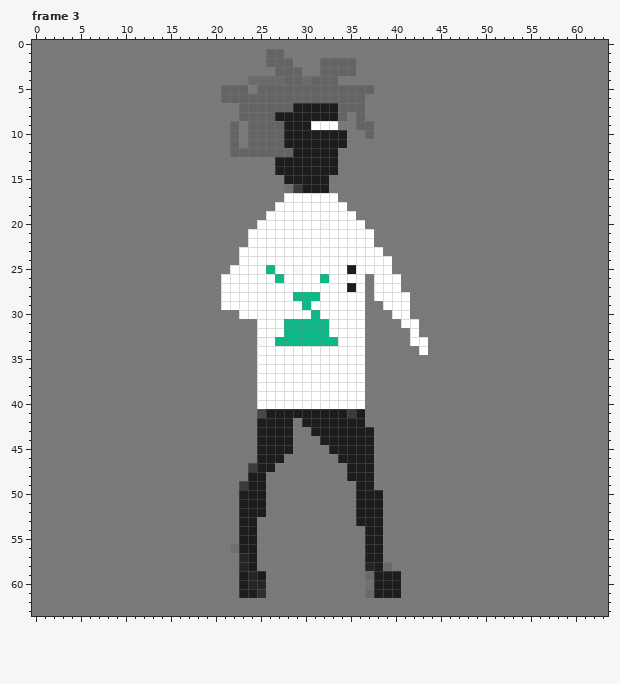
File history of a animated GIF sprite, Econarchy/graphics/enemies/ideas/madScientist.gif. The picture above was drawn from the file before the commit.
The file is 64x64 pixels, 4 frames. Colours within 5 levels of each other are drawn and written as one. Shown: frame 3. The commit also changed other frames, which this record leaves out.
New version:
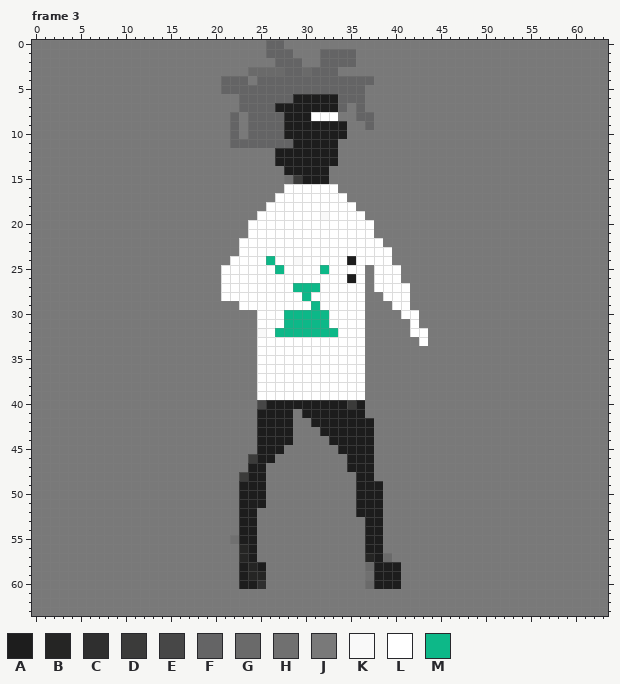
Palette (. is transparent): A #1d1d1d  B #252524  C #2f2f2f  D #3b3b3a  E #474747  F #646465  G #6a6a6a  H #707070  J #797979  K #f9f9f9  L #ffffff  M #0db888
Author's note on the commit: All he wants to do is make you BOUNCE
From old to new:
Changed rows in their new state; - is an unchanged pixel.
Frame 3:
first column x 21:
 0 -----FF----------------
 1 -------F---FFFF--------
 2 -----J--F--------------
 3 ---GGGG--GF--JJ--------
 4 FFFJFFF--F---FFFF------
 5 ---F------------J------
 6 JJ------AAAAA----------
 7 ------AA------J--------
 8 -FJ---F---LLLJ--F------
 9 ----------AAAA-J-------
10 ----------------J------
11 --F----F-----J---------
12 -JJJJJAA---------------
14 ------J-----J----------
15 -------HD--------------
16 -------LLLLLL----------
17 ------L------L---------
18 -----L--------L--------
19 ----L------K---L-------
20 ---L-------L----L------
22 --L--------------L-----
23 ------------------L----
24 -L---M--K-----A--------
25 L----LM-L--M--L-J--L---
26 ------L----L--A--------
27 --------MMM---L-----L--
28 --------L-L------J-----
29 JJ-------LM-------J----
30 --JJ---MMM-M-------J-L-
31 --------------------J--
32 ----K-M-----M---------L
33 ----L-LLLLLLL--------J-
34 ----------------------J
first column x 22:
40 ---EAAAAAAAAADA----
41 ---A---J-----A-----
42 --------J------A---
43 ---------J---------
44 ----------J--------
45 ------J----J-------
46 --D--J------J------
47 --A-J--------------
48 -D-----------J-----
49 -A--------------A--
52 ---J---------------
53 --------------J----
55 H------------------
56 JB-----------------
57 ---------------B-G-
58 -ABA-----------G-AA
59 ---B-----------H---
60 --AC-----------G---
61 -JJJ-----------JJJJ
Boxes around the changes in both pictures, in picture pixels (x1, y1, x2, y2):
changed: (221, 40, 428, 355)
changed: (230, 400, 401, 598)
